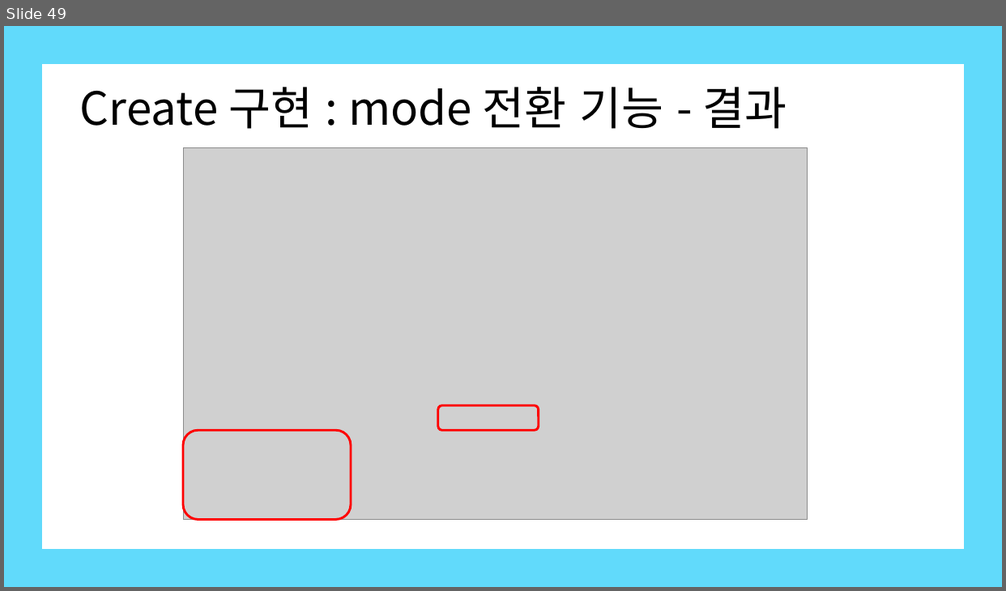
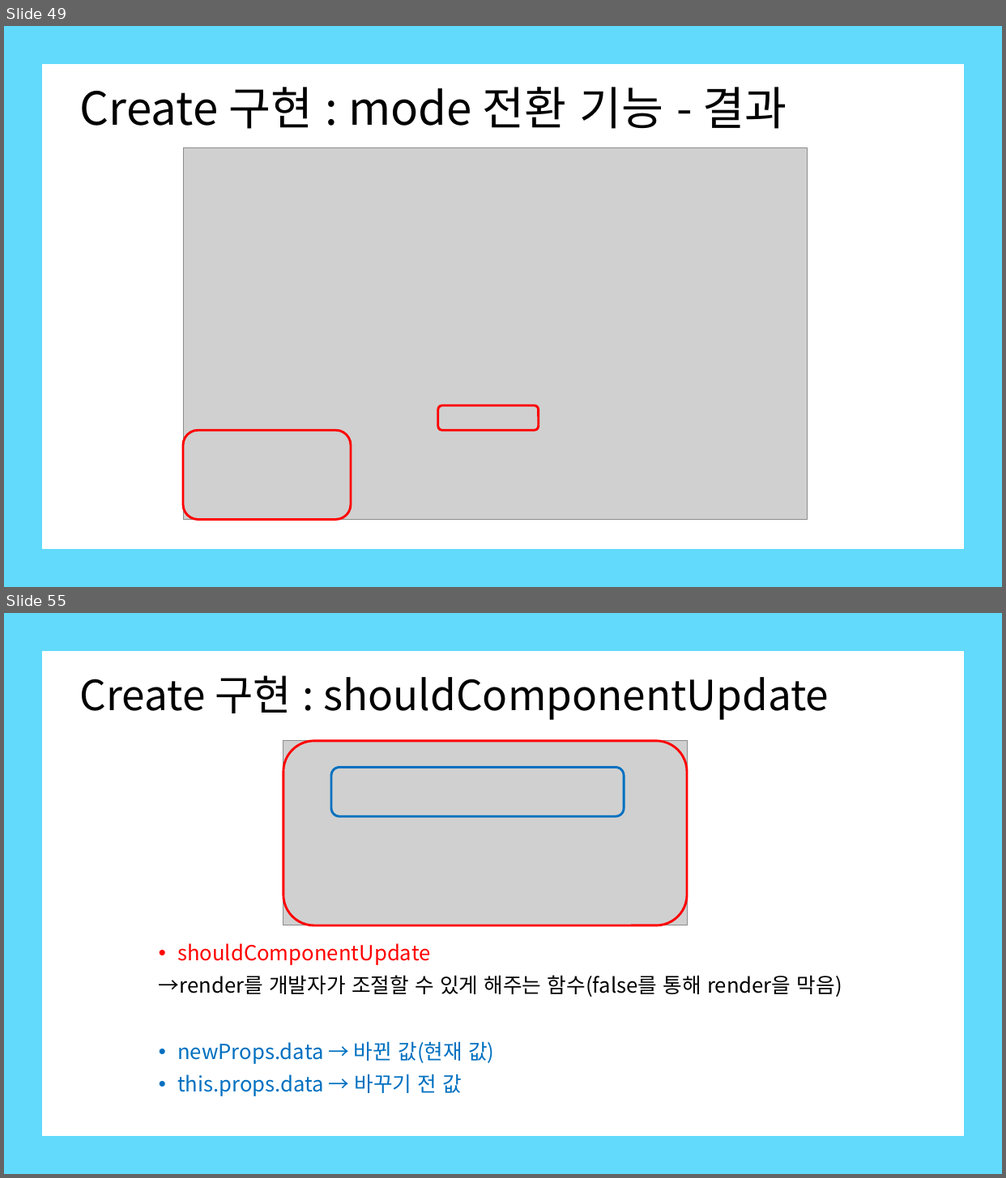
Before and after one commit to Kim-Ha-Jeong/ReactStudy, a slide deck: 생활코딩 - react.pptx. Shown one above the other, each under a label of ours: slide 49 before the commit, slides 49 and 55 after it; the slides between them are not shown. The pictures are 1006x591 and 1006x1178 pixels, drawn with LibreOffice and Linux fonts; fonts in the diff are those of the drawing; grey boxes stand for pictures. Boxes give left, top, right and bottom in pixels: in the first picture for what was removed or moved away, otherwise in the second. Text is boxed around its words. In the diff, an @@ line names an element or a change of style, - is before the commit and + after.

```diff
--- a/생활코딩 - react.pptx
+++ b/생활코딩 - react.pptx
@@ slide 55 added at (4, 613, 1002, 1174), background #FFFFFF @@
@@ title added at (80, 675, 829, 720), 40 pt, text #000000 @@
+Create 구현 : shouldComponentUpdate
@@ picture added at (283, 741, 687, 926) @@
@@ rounded rectangle added at (283, 741, 687, 926), outline #FF0000 2.25 pt @@
@@ rounded rectangle added at (331, 767, 624, 816), outline #0070C0 2.25 pt @@
@@ text added at (159, 943, 842, 1097), 20 pt, text #0070C0 @@
+• shouldComponentUpdate
+→render를 개발자가 조절할 수 있게 해주는 함수(false를 통해 render을 막음)
+• newProps.data → 바뀐 값(현재 값)
+• this.props.data → 바꾸기 전 값
@@ group added at (4, 613, 1002, 1174): 4 rectangles @@
```
Also in this commit, not shown: 16 other slides added, 4 other files.
